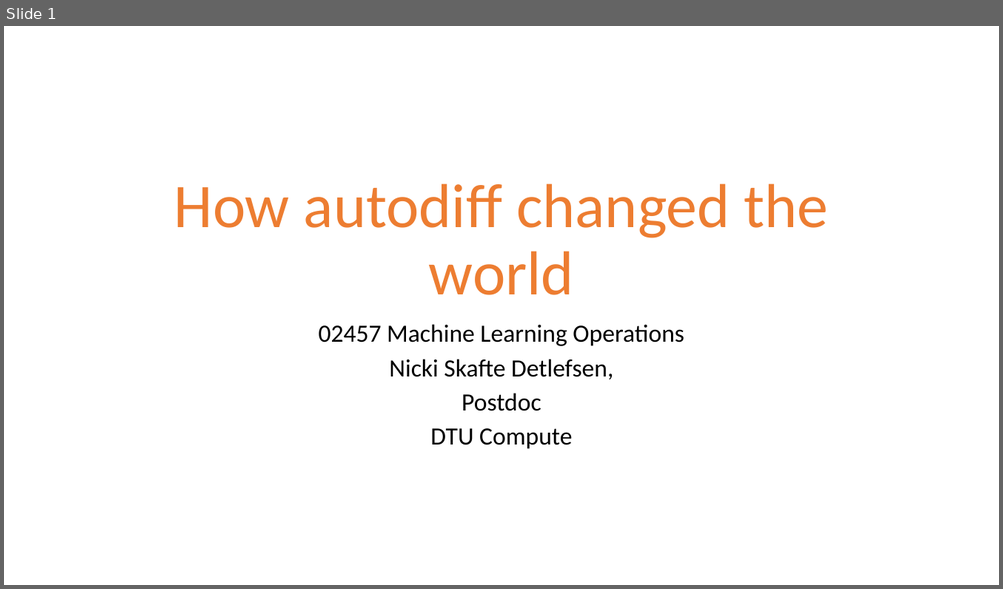
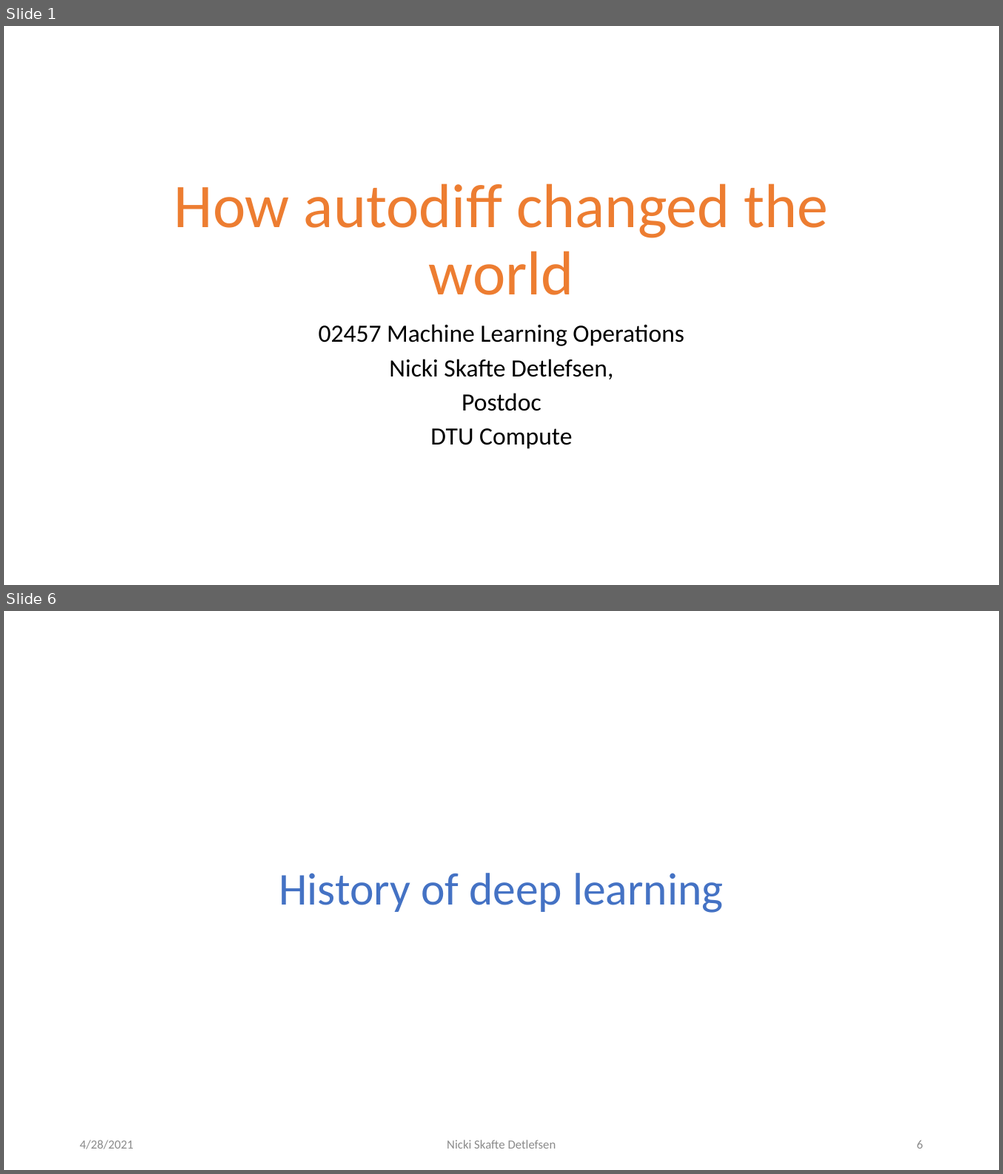
Before and after one commit to DeepEasterbunny/dtu_mlops, a slide deck: 1_introduction/How autodiff changed the world.pptx. Shown one above the other, each under a label of ours: slide 1 before the commit, slides 1 and 6 after it; the slides between them are not shown. The pictures are 1003x589 and 1003x1174 pixels, drawn with LibreOffice and Linux fonts; fonts in the diff are those of the drawing; background and template pictures are left out. Boxes give left, top, right and bottom in pixels: in the first picture for what was removed or moved away, otherwise in the second. Text is boxed around its words. In the diff, an @@ line names an element or a change of style, - is before the commit and + after.

```diff
--- a/1_introduction/How autodiff changed the world.pptx
+++ b/1_introduction/How autodiff changed the world.pptx
@@ slide 6 added at (4, 611, 999, 1170), background #FFFFFF @@
@@ title added at (279, 873, 723, 913), 44 pt, text #4472C4 @@
+History of deep learning
@@ text added at (79, 1140, 133, 1150), 12 pt, text #8C8C8C @@
+4/28/2021
@@ text added at (447, 1140, 556, 1149), 12 pt, text #8C8C8C @@
+Nicki Skafte Detlefsen
@@ page number added at (916, 1141, 922, 1149), 12 pt, text #8C8C8C @@
+6
```
Also in this commit, not shown: 7 slides changed, 4 other slides added, 6 other files.
